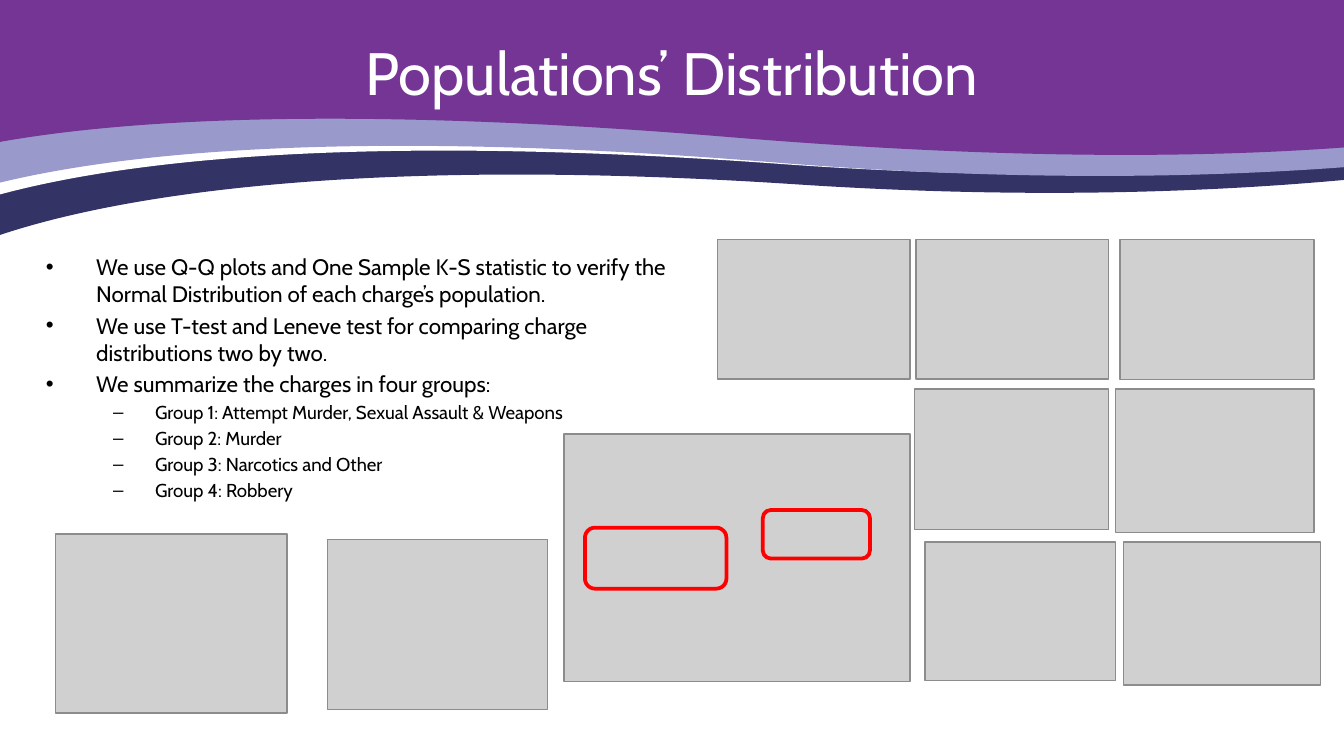
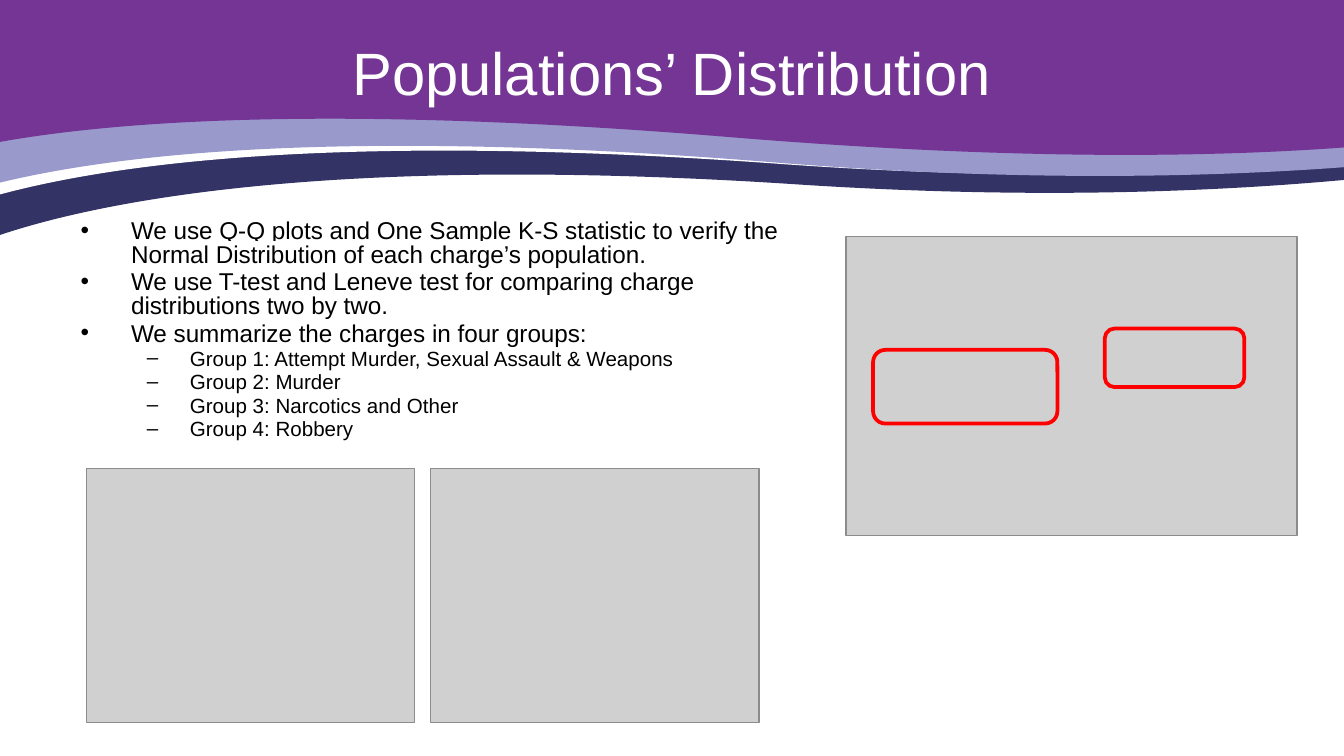
Before and after one commit to bparsazadeh/INF1344H_Final_Project_Rep, a slide deck: slide 7 of Final-Term Project - Group 11.pptx (slide 6 before the commit). Drawn at 1344x756 pixels with LibreOffice and Linux fonts; fonts in the diff are those of the drawing; grey boxes stand for pictures; background and template pictures are left out. Boxes give left, top, right and bottom in pixels: in the first picture for what was removed or moved away, otherwise in the second. Text is boxed around its words. In the diff, an @@ line names an element or a change of style, - is before the commit and + after.

```diff
--- a/Final-Term Project - Group 11.pptx
+++ b/Final-Term Project - Group 11.pptx
@@ title "Populations’ Distribution" at [352,51,991,106]: font Cabin to Arial @@
@@ text "We use Q-Q plots and ...": place and size @@
-text "We use Q-Q plots and ..." at [96,258,666,502]
+text "We use Q-Q plots and ..." at [131,221,778,441]
@@ text "We use Q-Q plots and ..." at [131,221,778,441]: size 12 to 13 pt in "We use Q-Q plots and One Sample ...", "We use T-test and Leneve test for ...", "We summarize the charges in four groups:"; font Cabin to Arial, highlight none to #FFFFFF; size 10 to 11 pt in "Group 1: Attempt Murder, Sexual Assault & ...", "Group 2: Murder", "Group 3: Narcotics and Other", "Group 4: Robbery"; line spacing 1 to 0.8; less space between paragraphs; indent changed @@
@@ picture removed at [718,239,911,379] @@
@@ picture: place and size @@
-picture at [564,434,911,681]
+picture at [845,237,1297,535]
@@ picture removed at [915,239,1109,379] @@
@@ picture removed at [1120,239,1313,380] @@
@@ rounded rectangle: place and size @@
-rounded rectangle at [585,528,726,589]
+rounded rectangle at [1105,328,1245,387]
@@ rounded rectangle at [1105,328,1245,387]: proportions changed @@
@@ rounded rectangle added at [874,349,1058,423], outline #FF0000 2 pt @@
@@ picture removed at [915,390,1109,531] @@
@@ picture removed at [1116,390,1314,534] @@
@@ picture: place and size @@
-picture at [55,534,286,712]
+picture at [86,468,414,722]
@@ picture: place and size @@
-picture at [328,539,548,710]
+picture at [430,468,758,722]
@@ rounded rectangle removed at [763,509,871,558] @@
@@ picture removed at [925,542,1116,680] @@
@@ picture removed at [1124,542,1321,684] @@
```
Also in this commit, not shown: 8 other slides changed, 2 slides added, 1 other file.
